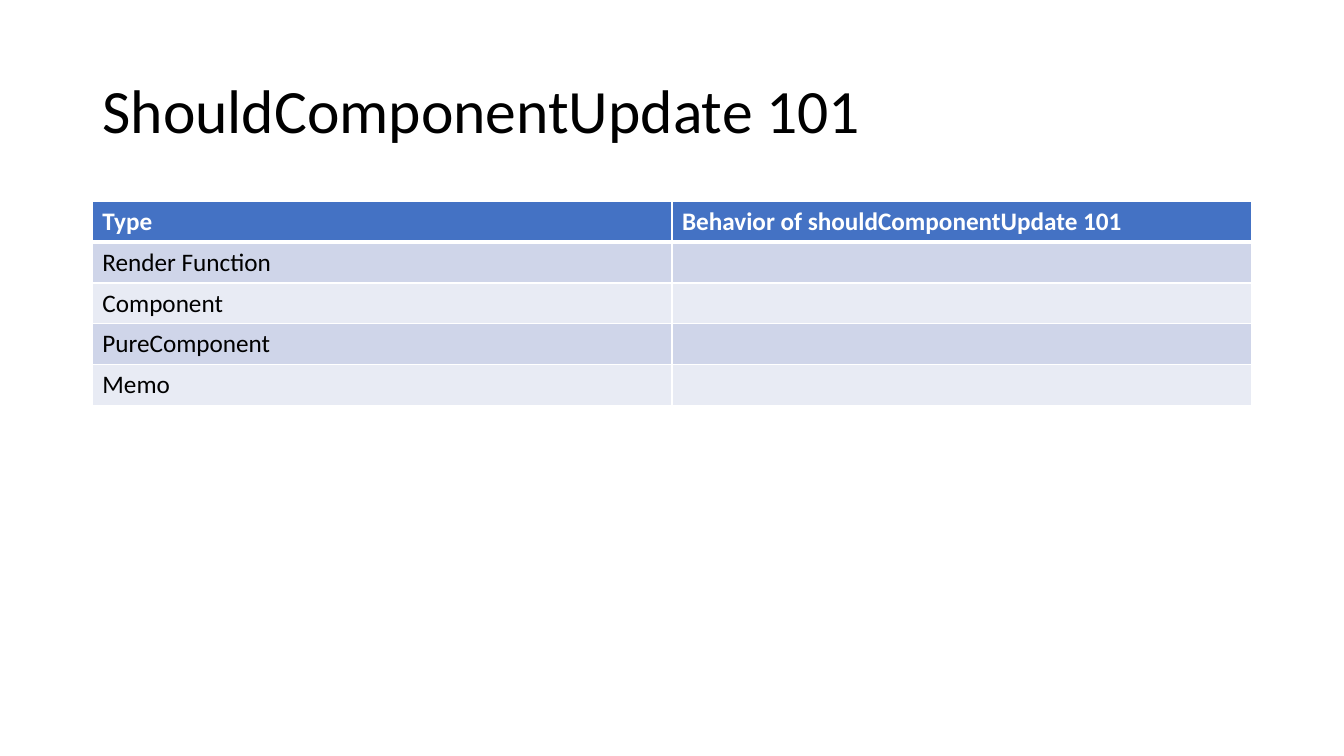
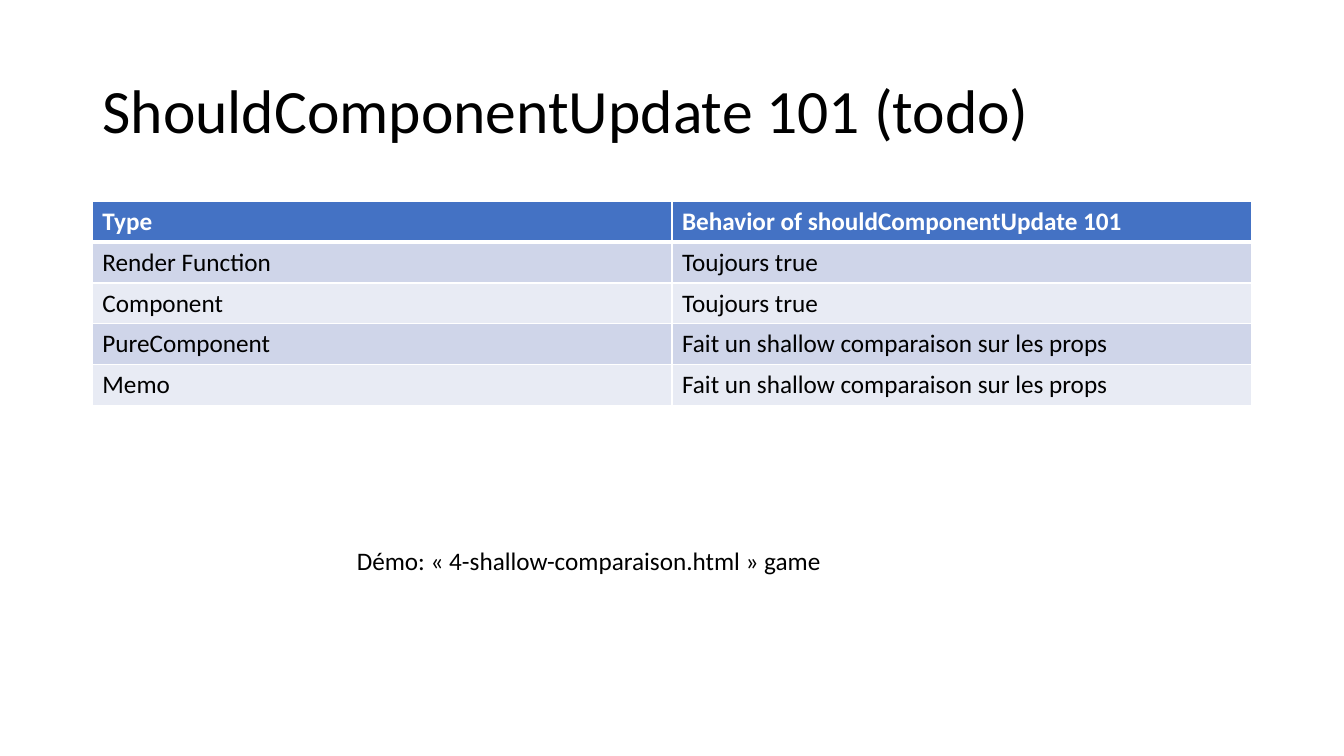
Before and after one commit to samuelgaudreau/formation-front-end-3, a slide deck: slide 21 of part-2/React-Perfo.pptx. Drawn at 1344x756 pixels with LibreOffice and Linux fonts; fonts in the diff are those of the drawing. Boxes give left, top, right and bottom in pixels: in the first picture for what was removed or moved away, otherwise in the second. Text is boxed around its words. In the diff, an @@ line names an element or a change of style, - is before the commit and + after.

Commit message:
Update ppt

```diff
--- a/part-2/React-Perfo.pptx
+++ b/part-2/React-Perfo.pptx
@@ title at [102, 88, 1029, 143]: text changed @@
-ShouldComponentUpdate 101
+ShouldComponentUpdate 101 (todo)
@@ table at [93, 202, 1252, 406] @@
-row 2, column 2: 
+row 2, column 2: Toujours true
-row 3, column 2: 
+row 3, column 2: Toujours true
-row 4, column 2: 
+row 4, column 2: Fait un shallow comparaison sur les props
-row 5, column 2: 
+row 5, column 2: Fait un shallow comparaison sur les props
@@ text added at [357, 552, 820, 575], 18 pt, text #000000 @@
+Démo: « 4-shallow-comparaison.html » game
```
Also in this commit, not shown: 3 other slides changed.
